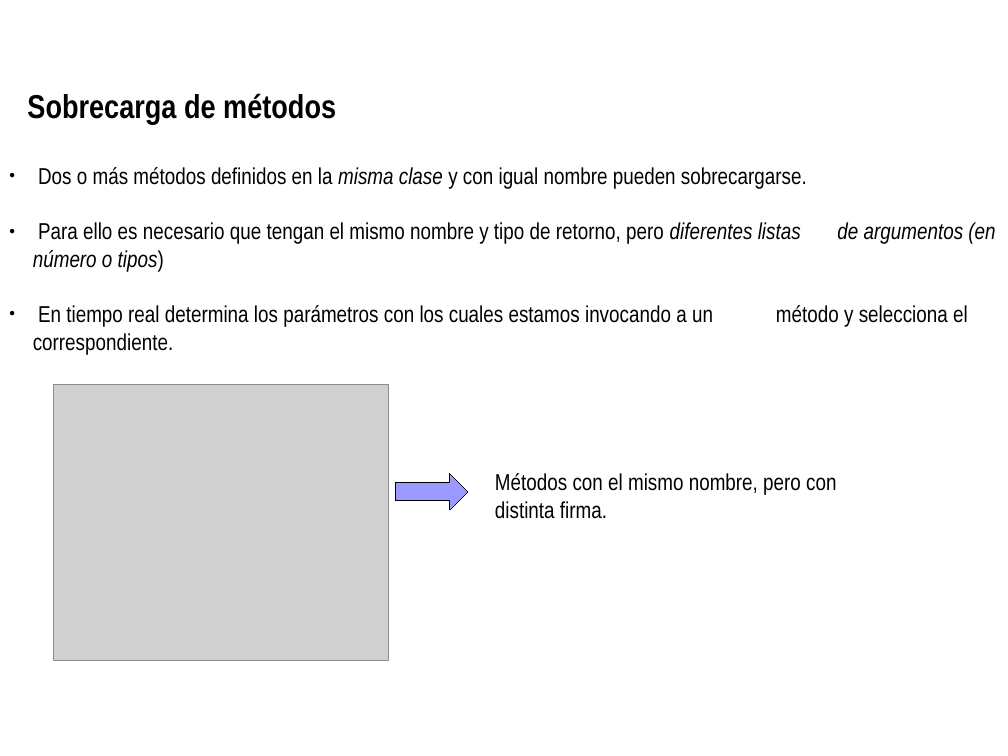
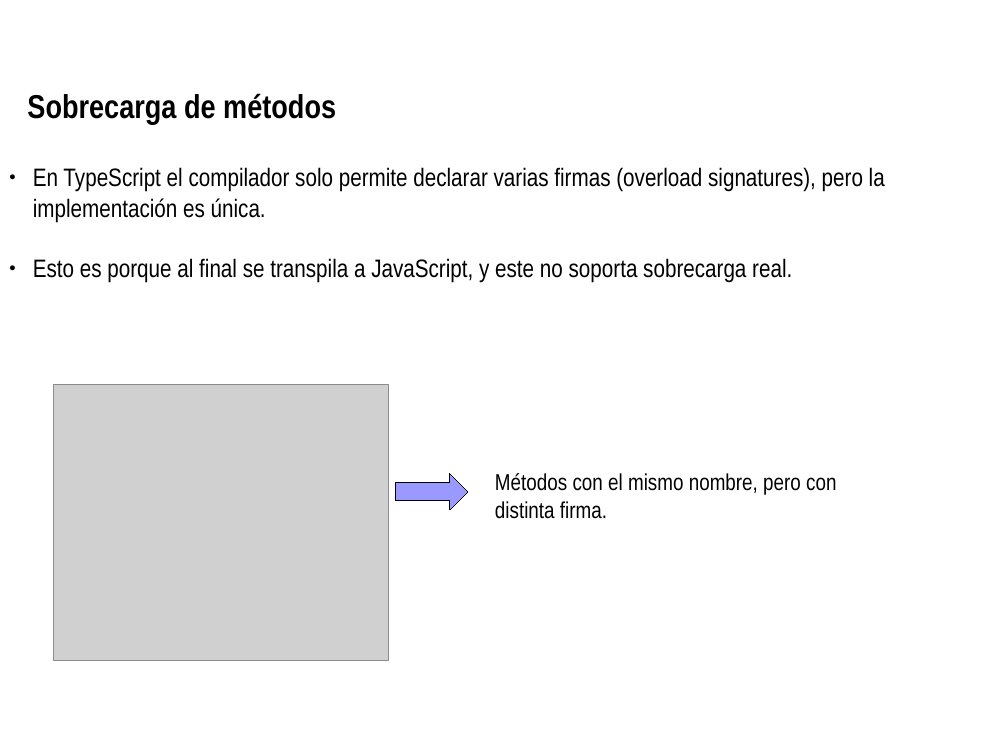
Before and after one commit to totis023/paradigmaUAP2025, a slide deck: slide 8 of objetos/poo_2.odp (slide 7 before the commit). Drawn at 1008x756 pixels with LibreOffice and Linux fonts; fonts in the diff are those of the drawing; grey boxes stand for pictures; background and template pictures are left out. Boxes give left, top, right and bottom in pixels: in the first picture for what was removed or moved away, otherwise in the second. Text is boxed around its words. In the diff, an @@ line names an element or a change of style, - is before the commit and + after.

Commit message:
clase 2

```diff
--- a/objetos/poo_2.odp
+++ b/objetos/poo_2.odp
@@ text at bbox=[33, 167, 885, 283]: text changed; size 16.4 to 18 pt @@
-● Dos o más métodos definidos en la misma clase y con igual nombre pueden sobrecargarse.
-● Para ello es necesario que tengan el mismo nombre y tipo de retorno, pero diferentes listas de argumentos (en número o tipos)
-● En tiempo real determina los parámetros con los cuales estamos invocando a un método y selecciona el correspondiente.
+● En TypeScript el compilador solo permite declarar varias firmas (overload signatures), pero la implementación es única.
+● Esto es porque al final se transpila a JavaScript, y este no soporta sobrecarga real.
```
Also in this commit, not shown: 2 other slides changed, 2 slides added, 4 slides removed, 4 other files.
